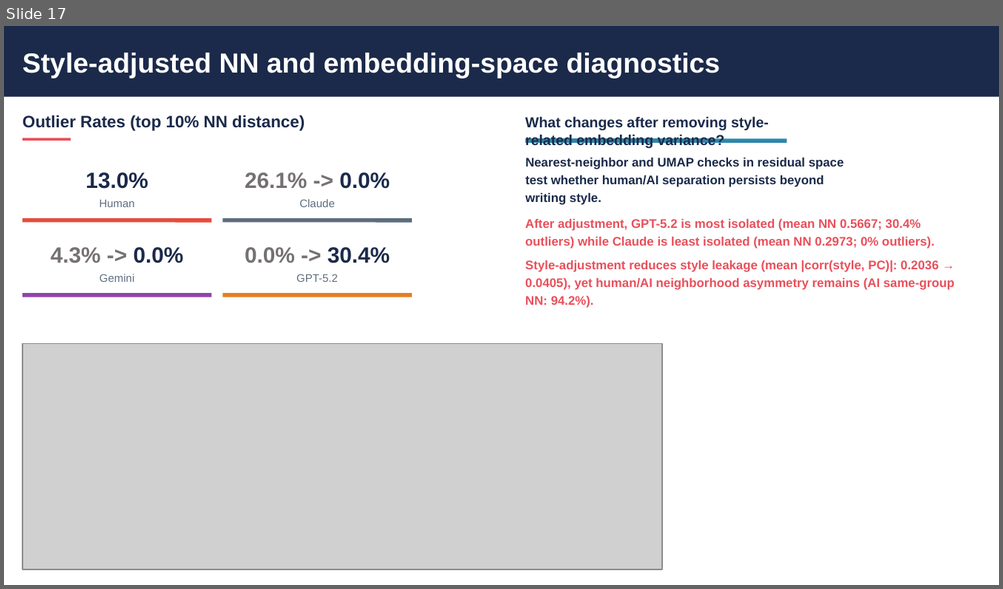
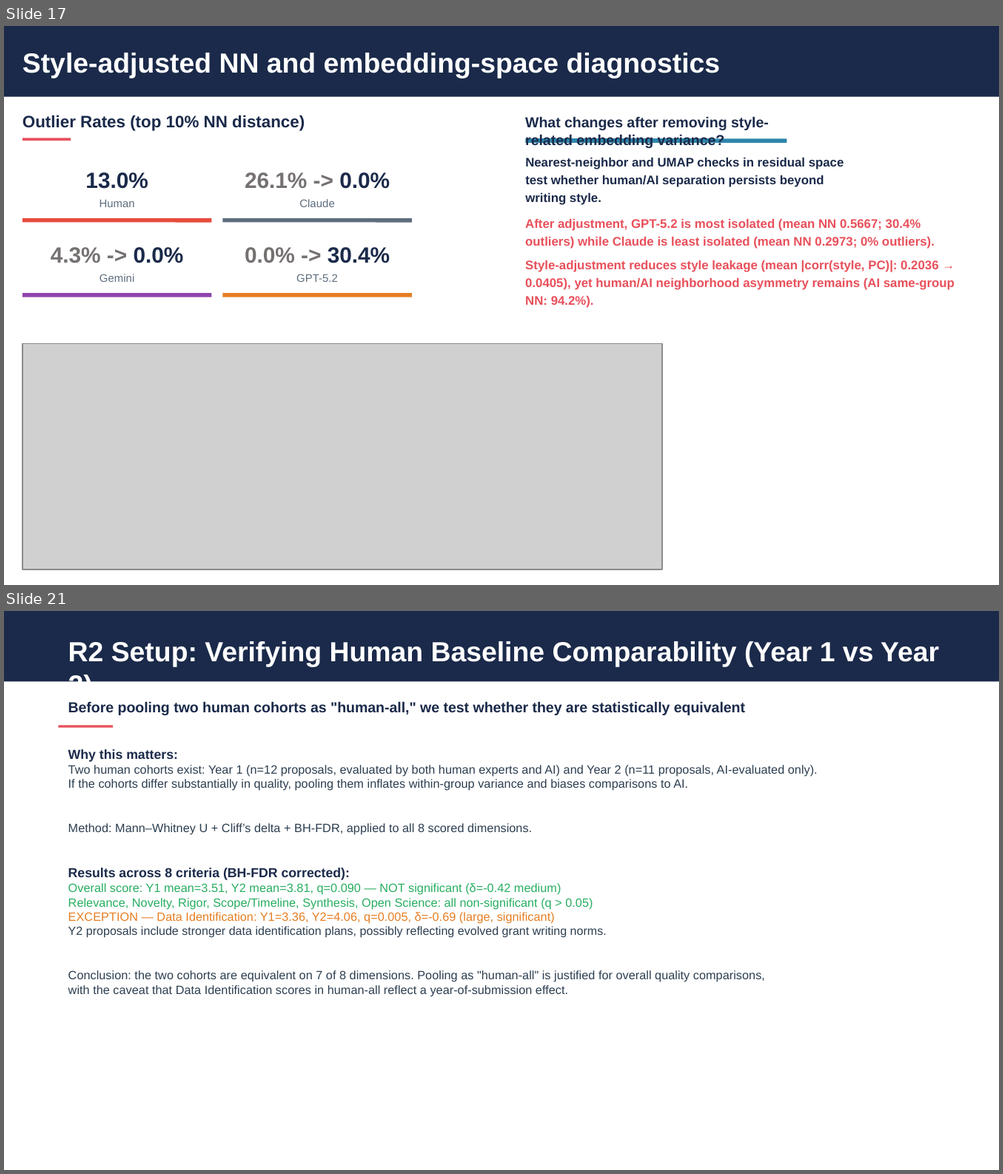
Before and after one commit to eveyhuang/human-AI-proposal, a slide deck: results/diversity_analysis_presentation_baseline_updated_20260218.pptx. Shown one above the other, each under a label of ours: slide 17 before the commit, slides 17 and 21 after it; the slides between them are not shown. The pictures are 1003x589 and 1003x1174 pixels, drawn with LibreOffice and Linux fonts; fonts in the diff are those of the drawing; grey boxes stand for pictures. Boxes give left, top, right and bottom in pixels: in the first picture for what was removed or moved away, otherwise in the second. Text is boxed around its words. In the diff, an @@ line names an element or a change of style, - is before the commit and + after.

Commit message:
fix errors in compare proposals and update quality to slides

```diff
--- a/results/diversity_analysis_presentation_baseline_updated_20260218.pptx
+++ b/results/diversity_analysis_presentation_baseline_updated_20260218.pptx
@@ slide 21 added at (x1=4, y1=611, x2=999, y2=1170), background #FFFFFF @@
@@ rectangle added at (x1=4, y1=611, x2=999, y2=681), fill #1B2A4A @@
@@ text added at (x1=68, y1=641, x2=939, y2=667), 20 pt, text #FFFFFF, bold @@
+R2 Setup: Verifying Human Baseline Comparability (Year 1 vs Year 2)
@@ text added at (x1=68, y1=701, x2=745, y2=715), 10.5 pt, text #1B2A4A, bold @@
+Before pooling two human cohorts as "human-all," we test whether they are statistically equivalent
@@ rectangle added at (x1=59, y1=726, x2=114, y2=729), fill #E8505B @@
@@ text added at (x1=68, y1=749, x2=817, y2=997), 8.7 pt, text #2C3E50 @@
+Why this matters:
+Two human cohorts exist: Year 1 (n=12 proposals, evaluated by both human experts and AI) and Year 2 (n=11 proposals, AI-evaluated only).
+If the cohorts differ substantially in quality, pooling them inflates within-group variance and biases comparisons to AI.
+Method: Mann–Whitney U + Cliff’s delta + BH-FDR, applied to all 8 scored dimensions.
+Results across 8 criteria (BH-FDR corrected):
+Overall score: Y1 mean=3.51, Y2 mean=3.81, q=0.090 — NOT significant (δ=-0.42 medium)
+Relevance, Novelty, Rigor, Scope/Timeline, Synthesis, Open Science: all non-significant (q > 0.05)
+EXCEPTION — Data Identification: Y1=3.36, Y2=4.06, q=0.005, δ=-0.69 (large, significant)
+Y2 proposals include stronger data identification plans, possibly reflecting evolved grant writing norms.
+Conclusion: the two cohorts are equivalent on 7 of 8 dimensions. Pooling as "human-all" is justified for overall quality comparisons,
+with the caveat that Data Identification scores in human-all reflect a year-of-submission effect.
```
Also in this commit, not shown: 12 other slides added, 2 slides removed, 19 other files.
